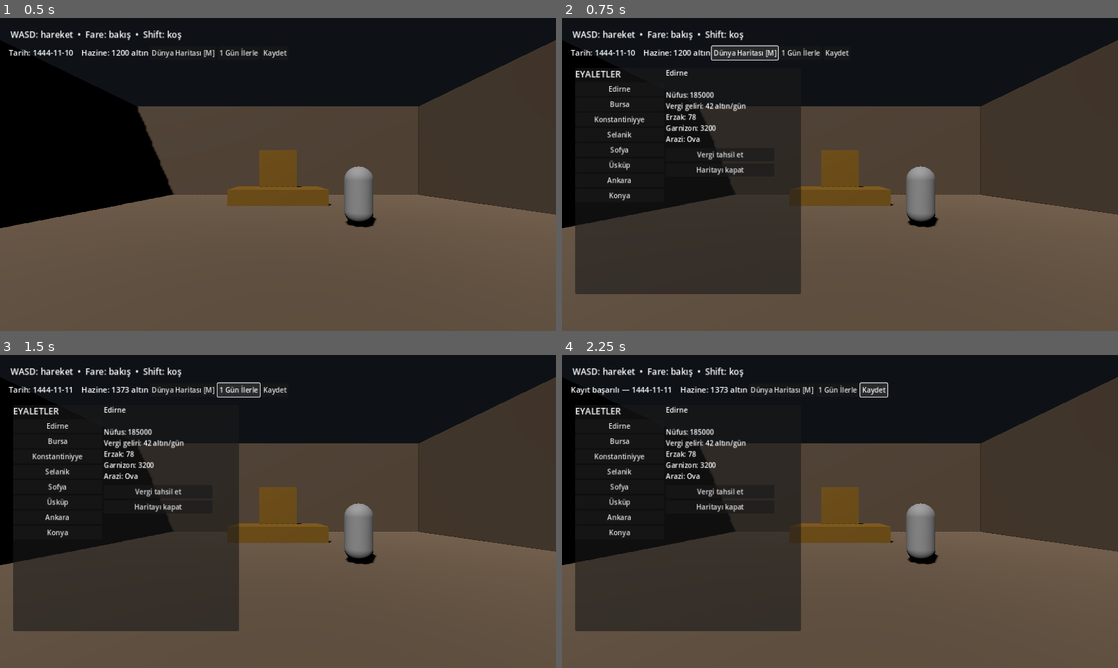
Above: before the commit, frames 1-4 (two rows, left to right).
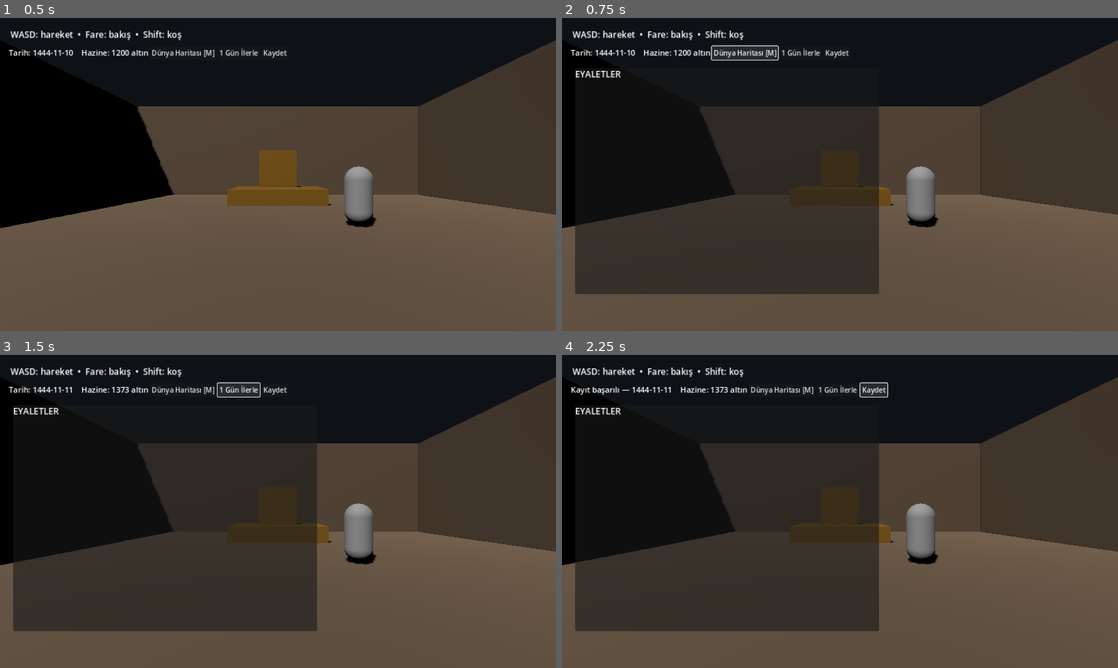
Above: after the commit, the same moments.

Repository: Yusuf-72/Dheu
Game: Godot game, scene res://scenes/palace.tscn
Two runs of this game, one before a commit and one after it. Both use one fixed random seed, a clock stepped at 60 frames per second and the inputs below.
Inputs:
- Up to frame 1 (0.5 s): no input
- Up to frame 2 (0.75 s): click "Dünya Haritası [M]" at 0.5 s
- Up to frame 3 (1.5 s): click "1 Gün İlerle" at 1.25 s
- Up to frame 4 (2.25 s): click "Kaydet" at 2 s

Frame 1 is identical in both runs. In frame 2, 9.7% of the frame differs, in the area x 5-57%, y 16-89%; in frame 3, 9.7%; in frame 4, 9.7%.
Error after the commit: Parse Error: Cannot infer the type of "owned" variable because the value doesn't have a set type. (res://scripts/province_map.gd:34)

Commit message:
Replace province list with interactive regional map

Diff:
--- a/godot/scripts/palace_manager.gd
+++ b/godot/scripts/palace_manager.gd
@@ -90,20 +90,26 @@
 	top.add_child(save_button)
 	map_panel = PanelContainer.new()
 	map_panel.position = Vector2(30, 115)
-	map_panel.size = Vector2(520, 520)
+	map_panel.size = Vector2(700, 520)
 	hud.add_child(map_panel)
 	map_panel.visible = false
 	var columns := HBoxContainer.new()
 	map_panel.add_child(columns)
 	var left := VBoxContainer.new()
-	left.custom_minimum_size.x = 205
+	left.custom_minimum_size.x = 400
 	columns.add_child(left)
 	var heading := Label.new()
 	heading.text = "EYALETLER"
 	heading.add_theme_font_size_override("font_size", 20)
 	left.add_child(heading)
-	map_list = VBoxContainer.new()
-	left.add_child(map_list)
+	var map_view := Control.new()
+	map_view.name = "ProvinceMap"
+	map_view.custom_minimum_size = Vector2(390, 420)
+	map_view.size_flags_vertical = Control.SIZE_EXPAND_FILL
+	map_view.set_script(load("res://scripts/province_map.gd"))
+	map_view.call("set_provinces", provinces)
+	map_view.connect("province_clicked", _select_province_by_id)
+	left.add_child(map_view)
 	var right := VBoxContainer.new()
 	columns.add_child(right)
 	map_detail = Label.new()
@@ -118,12 +124,6 @@
 	close_button.text = "Haritayı kapat"
 	close_button.pressed.connect(_toggle_map)
 	right.add_child(close_button)
-	for province in provinces:
-		var button := Button.new()
-		button.text = province.name
-		button.size_flags_horizontal = Control.SIZE_EXPAND_FILL
-		button.pressed.connect(_select_province.bind(province))
-		map_list.add_child(button)
 	if not provinces.is_empty():
 		_select_province(provinces[0])
 
@@ -133,6 +133,12 @@
 		Input.mouse_mode = Input.MOUSE_MODE_VISIBLE
 	else:
 		Input.mouse_mode = Input.MOUSE_MODE_CAPTURED
+
+func _select_province_by_id(province_id: String) -> void:
+	for province in provinces:
+		if str(province.get("id", "")) == province_id:
+			_select_province(province)
+			return
 
 func _select_province(province: Dictionary) -> void:
 	selected_province = province
